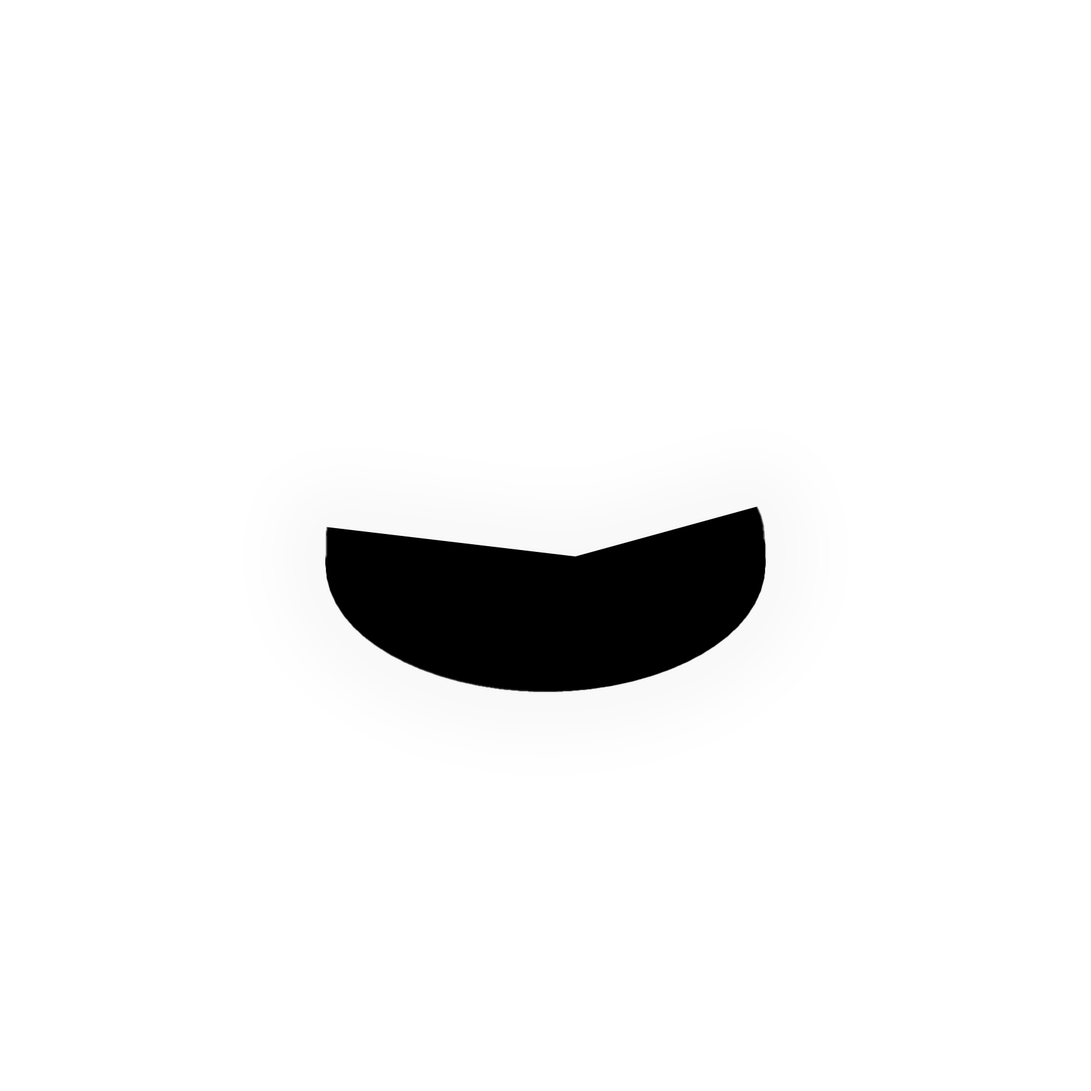
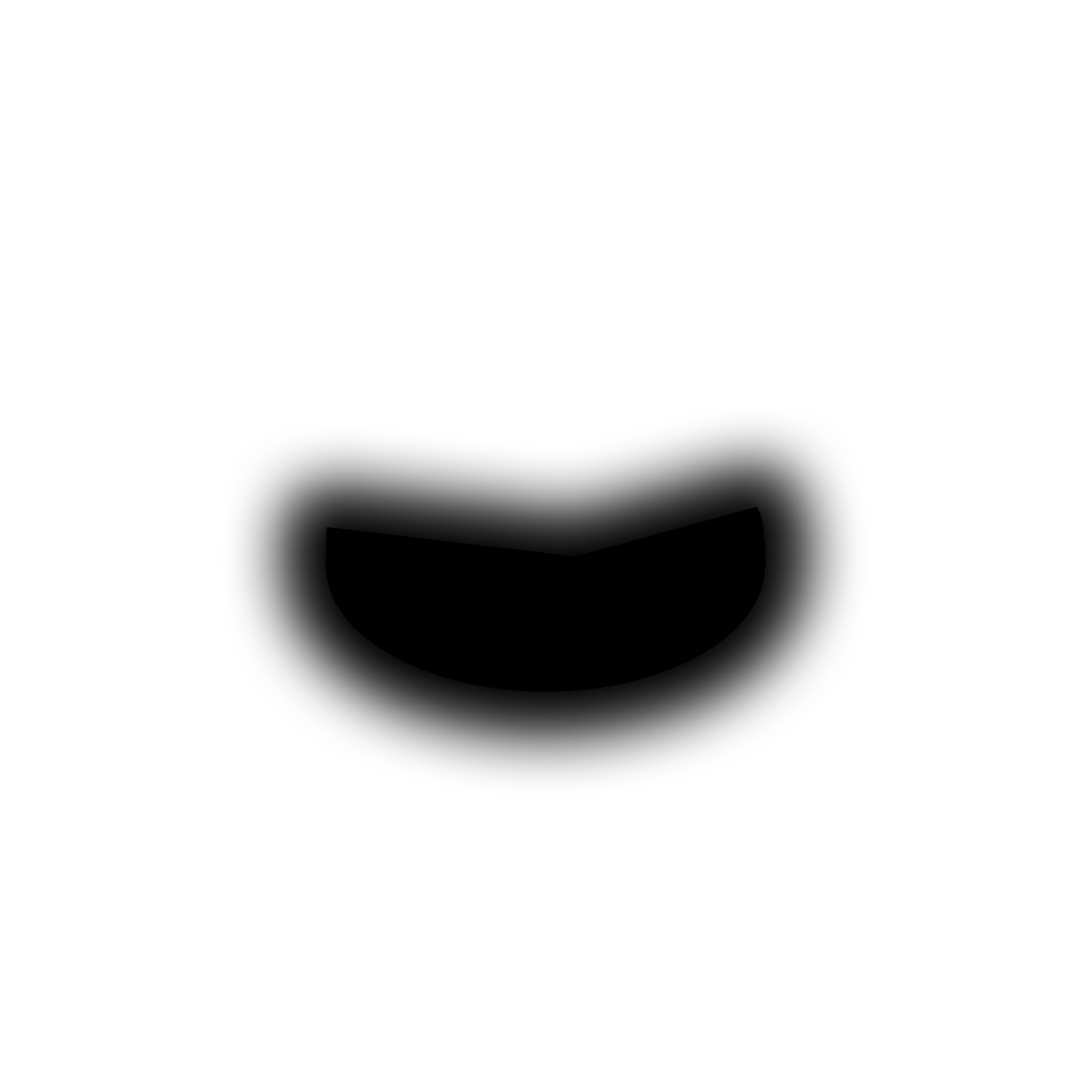
Layered file, before and after one edit (1091 × 1091). Changes by layer:
pixels changed over [227, 412, 865, 792] (layer not identified)
